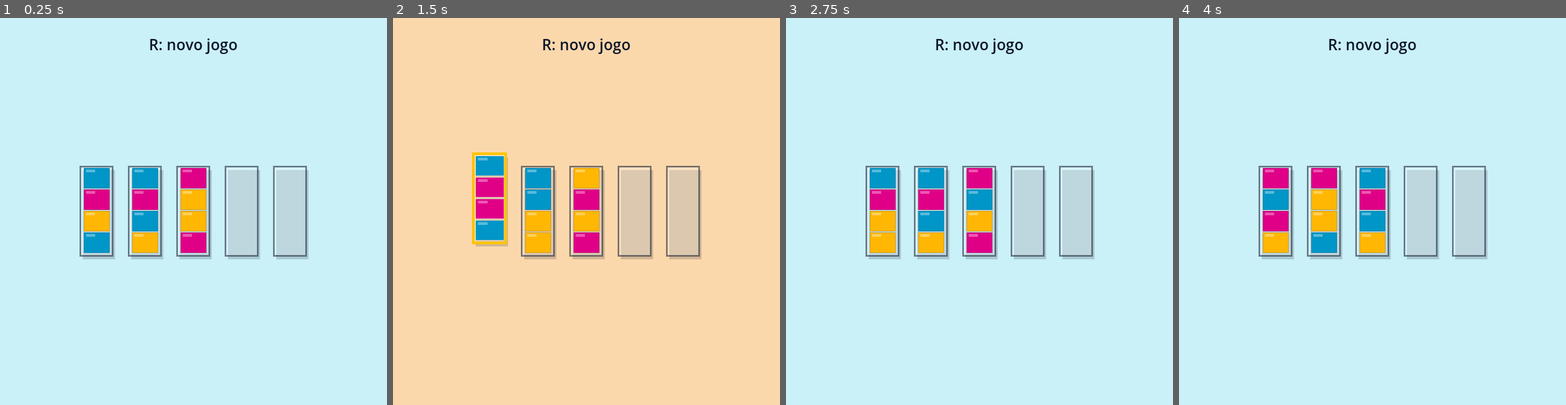
Above: before the commit, frames 1-4 (left to right).
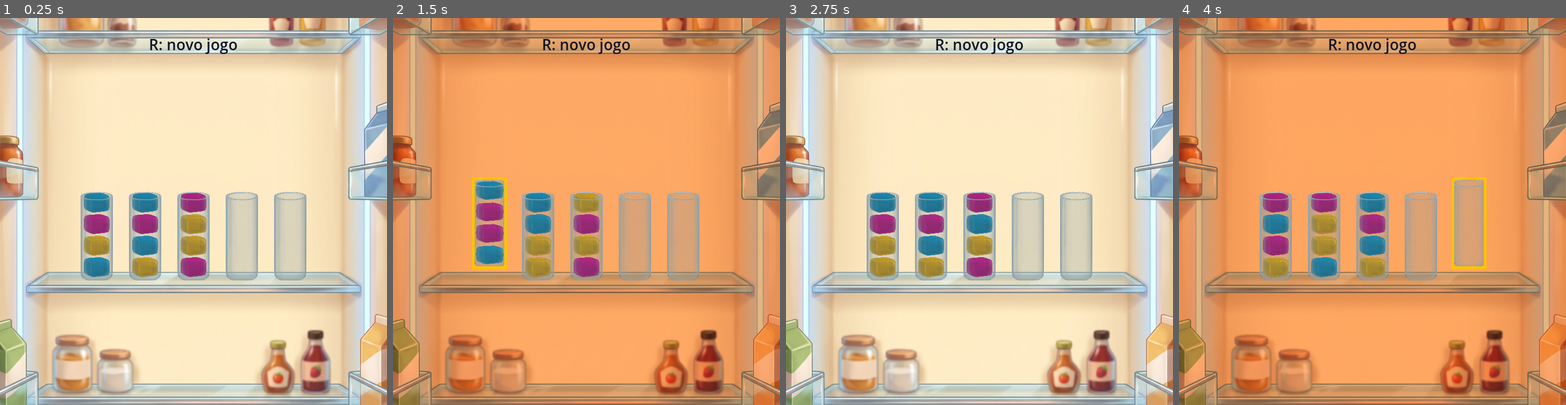
Above: after the commit, the same moments.

Repository: rbotgd-gif/colorvessel
Game: Godot game, scene res://visual/scenes/main.tscn
Two runs of this game, one before a commit and one after it. Both use one fixed random seed, a clock stepped at 60 frames per second and the inputs below.
Inputs (mouse positions are in pixels of both pictures, inside the frame that each line leads up to):
- Up to frame 1 (0.25 s): no input
- Up to frame 2 (1.5 s): tap Enter at 0.5 s; move the mouse to (671, 192) at 0.52 s; tap R at 0.6, 1.35 s; click (671, 192) at 0.67 s; tap Space at 1.25 s; move the mouse to (509, 230) at 1.27 s; click (509, 230) at 1.42 s
- Up to frame 3 (2.75 s): move the mouse to (1018, 126) at 2.02 s; tap R at 2.1 s; click (1018, 126) at 2.17 s
- Up to frame 4 (4 s): tap Enter at 2.75 s; move the mouse to (1353, 288) at 2.77 s; tap R at 2.85, 3.6 s; click (1353, 288) at 2.92 s; tap Space at 3.5 s; move the mouse to (1488, 269) at 3.52 s; click (1488, 269) at 3.67 s

The runs differ from the first frame. In frame 1, 97% of the frame differs, in the area x 0-100%, y 0-100%; in frame 2, 99%; in frame 3, 97%; in frame 4, 100%.

Commit message:
E1: integração dos assets de arte do D1 — fundo, tubo e bloco em sprites (Etapa 8)
- Fundo da geladeira (TextureRect, cover) com o filtro térmico via modulate
- Tubos e blocos viram Sprite2D; blocos cinza tingidos pela paleta (modulate)
- Chroma key em código: os PNGs vieram com fundo escuro opaco; alfa calculado
  pela distância à cor do canto, com recorte automático da área útil
- Tubos apoiados na prateleira do meio; borda amarela e squash mantidos
- Teste de sanidade verifica nós de imagem, texturas, cores e transparência

Co-Authored-By: Claude Opus 5.5 <noreply@anthropic.com>

Diff:
--- a/visual/scripts/main.gd
+++ b/visual/scripts/main.gd
@@ -1,9 +1,12 @@
 extends Node2D
-# Visual (Arte Funcional): desenha o Tabuleiro com _draw() e repassa intenções.
+# Visual (Arte Funcional): monta o Tabuleiro com sprites (assets do D1) e repassa intenções.
 # Não decide regra: quem diz se a jogada vale é tabuleiro.mover_liquido().
-# O único estado próprio do Visual é qual tubo está selecionado (estado de UI).
+# Estado próprio do Visual é só de UI: tubo selecionado, calor do fundo, relógio da gelatina.
 
 const TabuleiroClass = preload("res://core/src/tabuleiro.gd")
+const TEX_FUNDO: Texture2D = preload("res://visual/assets/fundo_geladeira.jpg")
+const TEX_TUBO_BRUTA: Texture2D = preload("res://visual/assets/tubo_vidro.png")
+const TEX_BLOCO_BRUTA: Texture2D = preload("res://visual/assets/bloco_gelatina.png")
 
 const QTD_CORES: int = 3
 const SEM_SELECAO: int = -1
@@ -11,22 +14,22 @@
 const LARGURA_TUBO: float = 60.0
 const ALTURA_BLOCO: float = 40.0
 const ESPACO_TUBOS: float = 30.0
-const BORDA: float = 3.0
 const FOLGA_BLOCO: float = 6.0
 const ELEVACAO_SELECAO: float = 24.0
+const BORDA_SELECAO: float = 5.0
+const ALTURA_PRATELEIRA: float = 0.6  # fração da altura do fundo onde fica a prateleira do meio
+# Chroma key: tubo e bloco vieram com fundo escuro opaco (sem alfa).
+const RESOLUCAO_CHROMA: int = 256  # reduz antes: rápido e suficiente para o tamanho na tela
+const LIMIAR_TUBO: float = 0.5     # vidro: o interior escuro fica quase transparente
+const LIMIAR_BLOCO: float = 0.3
+const ALFA_MINIMO: float = 0.08    # abaixo disso é ruído do fundo -> 100% transparente
 
 # Art Bible (docs/legacy/referencia-visual.md): "Geladeira Térmica Stylized".
-const COR_FUNDO_FRIO := Color("#CAF0F8")    # geladeira fria (fundo claro)
-const COR_FUNDO_QUENTE := Color("#FFD6A5")  # filtro laranja ao esquentar
-const COR_BORDA := Color("#0F172A", 0.55)
+const COR_FUNDO_FRIO := Color.WHITE            # fundo sem filtro
+const COR_FUNDO_QUENTE := Color("#FFB077")     # filtro laranja multiplicado ao esquentar
 const COR_BORDA_SELECAO := Color("#FFC300")
-const COR_RIM := Color("#0F172A", 0.2)      # rim light: 1px, 20%, por cima do bloco
-const COR_BRILHO := Color(1, 1, 1, 0.35)    # overlay branco (dual-layer)
-const COR_SOMBRA := Color("#0F172A", 0.18)  # drop shadow "cozy"
 const COR_TEXTO := Color("#0F172A")
 const COR_DESCONHECIDA := Color("#8D99AE")
-const SOMBRA_OFFSET := Vector2(4, 6)
-const BORDA_SELECAO: float = 5.0
 const DURACAO_CALOR: float = 0.35  # segundos para o fundo esquentar/esfriar
 const SQUASH_AMPLITUDE: float = 0.08
 const SQUASH_VELOCIDADE: float = 9.0
@@ -50,15 +53,37 @@
 var tempo: float = 0.0  # relógio da animação de gelatina
 var _tween_calor: Tween
 
+var tex_tubo: Texture2D
+var tex_bloco: Texture2D
+var fundo: TextureRect
+var camada: Node2D  # tubos e blocos; o _draw() do Main (borda, texto) fica por cima
+var sprites_tubos: Array[Sprite2D] = []
+var sprites_blocos: Array = []  # [tubo] -> Array[Sprite2D], de baixo para cima
+
 func _ready() -> void:
+	tex_tubo = chroma_key(TEX_TUBO_BRUTA, LIMIAR_TUBO)
+	tex_bloco = chroma_key(TEX_BLOCO_BRUTA, LIMIAR_BLOCO)
+	fundo = TextureRect.new()
+	fundo.texture = TEX_FUNDO
+	fundo.expand_mode = TextureRect.EXPAND_IGNORE_SIZE
+	fundo.stretch_mode = TextureRect.STRETCH_KEEP_ASPECT_COVERED
+	fundo.size = get_viewport_rect().size
+	fundo.mouse_filter = Control.MOUSE_FILTER_IGNORE
+	fundo.show_behind_parent = true
+	add_child(fundo)
+	camada = Node2D.new()
+	camada.show_behind_parent = true
+	add_child(camada)
 	tabuleiro = TabuleiroClass.new()
 	tabuleiro.gerar_novo_jogo(QTD_CORES)
-	queue_redraw()
+	montar()
 
 func _process(delta: float) -> void:
 	tempo += delta
-	if selecionado != SEM_SELECAO or calor > 0.0:
-		queue_redraw()
+	fundo.modulate = cor_fundo()
+	if selecionado != SEM_SELECAO and selecionado < sprites_blocos.size():
+		for b: Sprite2D in sprites_blocos[selecionado]:
+			b.scale = b.get_meta("escala_base") * escala_gelatina(selecionado)
 
 func _unhandled_input(event: InputEvent) -> void:
 	if event is InputEventMouseButton and event.pressed and event.button_index == MOUSE_BUTTON_LEFT:
@@ -68,7 +93,7 @@
 		reiniciar()
 
 # Intenção do jogador. 1º clique seleciona; 2º clique pede ao Core para verter.
-# true -> estado mudou, redesenha; false -> só desmarca (Visual não assume sucesso).
+# Inválida -> só desmarca (Visual não assume sucesso). Sempre remonta a partir do Core.
 func clicar_tubo(idx: int) -> void:
 	if idx == SEM_SELECAO or idx == selecionado:
 		_selecionar(SEM_SELECAO)
@@ -78,12 +103,12 @@
 		var origem: int = selecionado
 		_selecionar(SEM_SELECAO)
 		tabuleiro.mover_liquido(origem, idx)
-	queue_redraw()
+	montar()
 
 func reiniciar() -> void:
 	_selecionar(SEM_SELECAO)
 	tabuleiro.gerar_novo_jogo(QTD_CORES)
-	queue_redraw()
+	montar()
 
 # Troca a seleção e anima o fundo térmico até o calor-alvo.
 func _selecionar(idx: int) -> void:
@@ -91,12 +116,74 @@
 	if _tween_calor:
 		_tween_calor.kill()
 	_tween_calor = create_tween()
-	_tween_calor.tween_property(self, "calor", alvo_calor(), DURACAO_CALOR) 		.set_trans(Tween.TRANS_SINE).set_ease(Tween.EASE_IN_OUT)
+	_tween_calor.tween_property(self, "calor", alvo_calor(), DURACAO_CALOR) \
+		.set_trans(Tween.TRANS_SINE).set_ease(Tween.EASE_IN_OUT)
 
 func alvo_calor() -> float:
 	return 0.0 if selecionado == SEM_SELECAO else 1.0
 
+# --- Assets ---
+
+# Remove o fundo escuro chapado: o alfa cresce com a distância da cor do canto, e a
+# cor é "despremultiplicada" sobre esse fundo para o vidro não ficar acinzentado.
+static func chroma_key(bruta: Texture2D, limiar: float) -> ImageTexture:
+	var img: Image = bruta.get_image()
+	if img.is_compressed():
+		img.decompress()
+	img.convert(Image.FORMAT_RGBA8)
+	var f: float = float(RESOLUCAO_CHROMA) / maxf(img.get_width(), img.get_height())
+	img.resize(int(img.get_width() * f), int(img.get_height() * f), Image.INTERPOLATE_BILINEAR)
+	var chave: Color = img.get_pixel(0, 0)
+	for y in img.get_height():
+		for x in img.get_width():
+			var c: Color = img.get_pixel(x, y)
+			var d: float = maxf(absf(c.r - chave.r), maxf(absf(c.g - chave.g), absf(c.b - chave.b)))
+			var a: float = clampf(d / limiar, 0.0, 1.0)
+			if a < ALFA_MINIMO:
+				img.set_pixel(x, y, Color(0, 0, 0, 0))
+			else:
+				var r: Color = (chave + (c - chave) / a).clamp()
+				img.set_pixel(x, y, Color(r.r, r.g, r.b, a))
+	return ImageTexture.create_from_image(img.get_region(img.get_used_rect()))
+
+# Recria os sprites a partir do estado do Core (chamado a cada mudança).
+func montar() -> void:
+	for filho in camada.get_children():
+		camada.remove_child(filho)
+		filho.queue_free()
+	sprites_tubos.clear()
+	sprites_blocos.clear()
+	for i in tabuleiro.tubos.size():
+		var r: Rect2 = rect_tubo(i)
+		var tubo: Tube = tabuleiro.tubos[i]
+		var linha: Array[Sprite2D] = []
+		for j in tubo.cores.size():  # cores[0] é o fundo do tubo
+			var b: Sprite2D = _sprite(tex_bloco, rect_bloco(r, j))
+			b.modulate = cor_visual(tubo.cores[j])  # tinge a base cinza (dual-layer)
+			linha.append(b)
+		sprites_blocos.append(linha)
+		sprites_tubos.append(_sprite(tex_tubo, r))  # vidro por cima dos blocos
+	queue_redraw()
+
+# Sprite com origem no centro-base: o squash "senta" no bloco de baixo.
+func _sprite(tex: Texture2D, r: Rect2) -> Sprite2D:
+	var s := Sprite2D.new()
+	s.texture = tex
+	s.offset = Vector2(0, -tex.get_height() / 2.0)
+	s.position = Vector2(r.get_center().x, r.end.y)
+	s.scale = r.size / tex.get_size()
+	s.set_meta("escala_base", s.scale)
+	camada.add_child(s)
+	return s
+
 # --- Layout (só geometria de tela, nenhuma regra) ---
+
+# Y da prateleira do meio, seguindo o "cover" do fundo na tela.
+func base_prateleira() -> float:
+	var tela: Vector2 = get_viewport_rect().size
+	var tam: Vector2 = TEX_FUNDO.get_size()
+	var escala: float = maxf(tela.x / tam.x, tela.y / tam.y)
+	return tela.y / 2.0 + (ALTURA_PRATELEIRA - 0.5) * tam.y * escala
 
 func rect_tubo(idx: int) -> Rect2:
 	var qtd: int = tabuleiro.tubos.size()
@@ -104,10 +191,17 @@
 	var altura: float = tabuleiro.tubos[idx].capacidade * ALTURA_BLOCO + FOLGA_BLOCO
 	var largura_total: float = qtd * LARGURA_TUBO + (qtd - 1) * ESPACO_TUBOS
 	var x: float = (tela.x - largura_total) / 2.0 + idx * (LARGURA_TUBO + ESPACO_TUBOS)
-	var y: float = (tela.y - altura) / 2.0
+	var y: float = base_prateleira() - altura
 	if idx == selecionado:
 		y -= ELEVACAO_SELECAO
 	return Rect2(x, y, LARGURA_TUBO, altura)
+
+func rect_bloco(r: Rect2, j: int) -> Rect2:
+	return Rect2(
+		r.position.x + FOLGA_BLOCO,
+		r.end.y - FOLGA_BLOCO - (j + 1) * ALTURA_BLOCO + 2.0,
+		LARGURA_TUBO - 2.0 * FOLGA_BLOCO,
+		ALTURA_BLOCO - 2.0)
 
 func indice_tubo_em(pos: Vector2) -> int:
 	for i in tabuleiro.tubos.size():
@@ -128,38 +222,14 @@
 	var onda: float = sin(tempo * SQUASH_VELOCIDADE) * SQUASH_AMPLITUDE
 	return Vector2(1.0 + onda, 1.0 - onda)
 
-# --- Desenho ---
+# --- Desenho por cima dos sprites: borda de seleção e texto ---
 
 func _draw() -> void:
-	draw_rect(get_viewport_rect(), cor_fundo())
 	if tabuleiro == null:
 		return
-	for i in tabuleiro.tubos.size():
-		_desenhar_tubo(i)
+	if selecionado != SEM_SELECAO:
+		draw_rect(rect_tubo(selecionado), COR_BORDA_SELECAO, false, BORDA_SELECAO)
 	var fonte: Font = ThemeDB.fallback_font
 	var texto: String = "Vitória! (R para novo jogo)" if tabuleiro.is_vitoria() else "R: novo jogo"
 	draw_string(fonte, Vector2(0, 60), texto, HORIZONTAL_ALIGNMENT_CENTER,
 		get_viewport_rect().size.x, 28, COR_TEXTO)
-
-func _desenhar_tubo(idx: int) -> void:
-	var r: Rect2 = rect_tubo(idx)
-	var tubo: Tube = tabuleiro.tubos[idx]
-	var ativo: bool = idx == selecionado
-	draw_rect(Rect2(r.position + SOMBRA_OFFSET, r.size), COR_SOMBRA)
-	draw_rect(r, Color(1, 1, 1, 0.25))  # vidro
-	var escala: Vector2 = escala_gelatina(idx)
-	# cores[0] é o fundo do tubo: desenha de baixo para cima.
-	for j in tubo.cores.size():
-		var base := Rect2(
-			r.position.x + FOLGA_BLOCO,
-			r.end.y - FOLGA_BLOCO - (j + 1) * ALTURA_BLOCO + 2.0,
-			LARGURA_TUBO - 2.0 * FOLGA_BLOCO,
-			ALTURA_BLOCO - 2.0)
-		# Escala ancorada no centro-base do bloco (a gelatina "senta" no de baixo).
-		var tam: Vector2 = base.size * escala
-		var bloco := Rect2(Vector2(base.get_center().x - tam.x / 2.0, base.end.y - tam.y), tam)
-		draw_rect(bloco, cor_visual(tubo.cores[j]))
-		draw_rect(Rect2(bloco.position + Vector2(4, 3), Vector2(bloco.size.x * 0.35, 5)), COR_BRILHO)
-		if not ativo:  # o rim light some quando a gelatina "derrete"
-			draw_rect(bloco.grow(-0.5), COR_RIM, false, 1.0)
-	draw_rect(r, COR_BORDA_SELECAO if ativo else COR_BORDA, false, BORDA_SELECAO if ativo else BORDA)
--- a/visual/tests/test_main_scene.gd
+++ b/visual/tests/test_main_scene.gd
@@ -45,6 +45,30 @@
 	ok(main.tabuleiro.tubos.size() == 5, "gerar_novo_jogo(3) gera 5 tubos")
 	ok(main.selecionado == main.SEM_SELECAO, "Começa sem seleção")
 
+	# --- Assets de arte (Etapa 8): nós de imagem existem e têm textura ---
+	ok(main.fundo is TextureRect and main.fundo.texture != null, "Fundo da geladeira carregado")
+	ok(main.tex_tubo != null and main.tex_bloco != null, "Texturas de tubo e bloco geradas")
+	ok(main.sprites_tubos.size() == 5, "Um Sprite2D de vidro por tubo")
+	var tubos_ok := true
+	for s in main.sprites_tubos:
+		tubos_ok = tubos_ok and s != null and s.texture == main.tex_tubo
+	ok(tubos_ok, "Sprites de tubo não nulos e com textura")
+	var total := 0
+	var blocos_ok := true
+	for i in main.tabuleiro.tubos.size():
+		var cores: Array = main.tabuleiro.tubos[i].cores
+		total += cores.size()
+		for j in cores.size():
+			var b: Sprite2D = main.sprites_blocos[i][j]
+			blocos_ok = blocos_ok and b.texture == main.tex_bloco \
+				and b.modulate == main.cor_visual(cores[j])
+	ok(total == 12 and blocos_ok, "12 blocos com textura e cor (modulate) da paleta")
+	for t in [main.tex_tubo, main.tex_bloco]:
+		var img: Image = t.get_image()
+		var canto: float = img.get_pixel(0, 0).a
+		var centro: float = img.get_pixel(img.get_width() / 2, img.get_height() / 2).a
+		ok(canto == 0.0 and centro > 0.0, "Chroma key: canto transparente, centro visível")
+
 	# Estado fixo para testar o fluxo de clique sem depender do RNG.
 	var arr: Array[Tube] = [tubo([1, 2]), tubo([]), tubo([3])]
 	main.tabuleiro = TabuleiroClass.new(arr)
@@ -79,7 +103,7 @@
 	main.calor = 0.0
 	ok(main.cor_fundo() == main.COR_FUNDO_FRIO, "Sem calor o fundo é o frio")
 	main.calor = 1.0
-	ok(main.cor_fundo() == main.COR_FUNDO_QUENTE, "Com calor máximo o fundo é o quente")
+	ok(main.cor_fundo().is_equal_approx(main.COR_FUNDO_QUENTE), "Com calor máximo o fundo é o quente")
 	main.calor = 0.0
 
 	main.clicar_tubo(0)
Binary file added: visual/assets/bloco_gelatina.png
Not shown, added: visual/assets/bloco_gelatina.png.import
Binary file added: visual/assets/fundo_geladeira.jpg
Not shown, added: visual/assets/fundo_geladeira.jpg.import
Binary file added: visual/assets/tubo_vidro.png
Not shown, added: visual/assets/tubo_vidro.png.import
